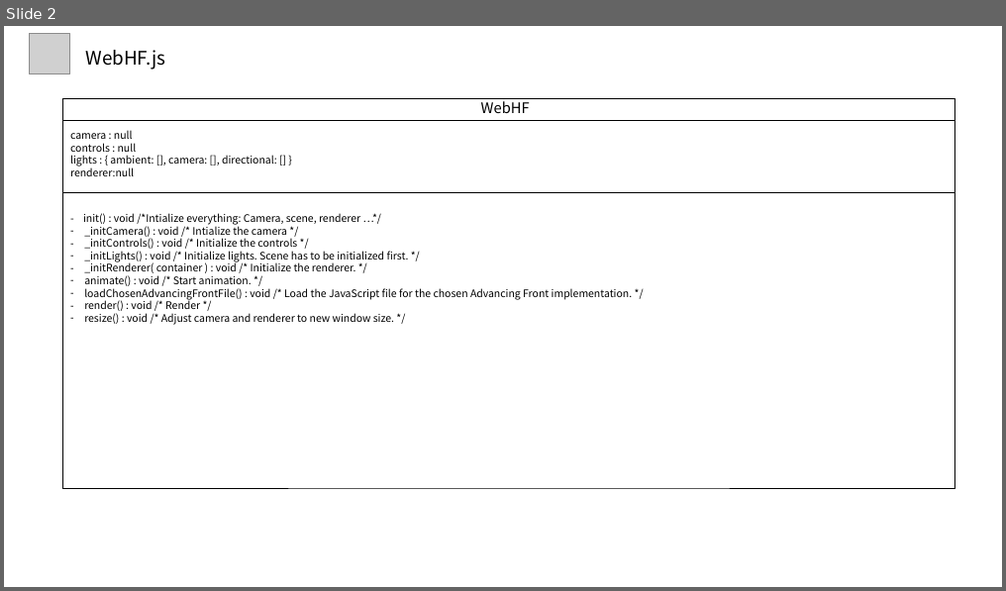
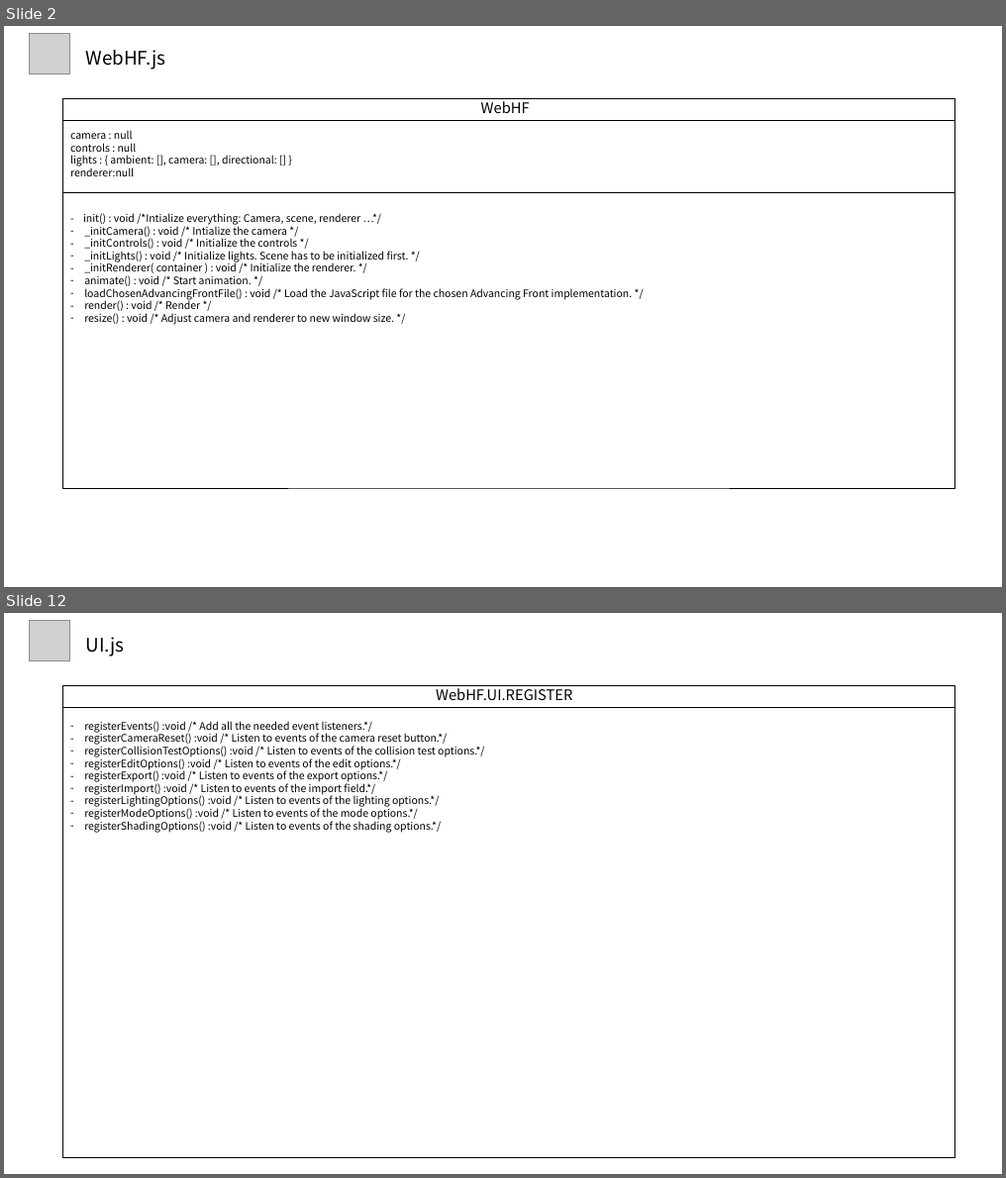
Before and after one commit to alexchun78/threeJS-holeFilling, a slide deck: (코드분석) WebGL Hole Filling.pptx. Shown one above the other, each under a label of ours: slide 2 before the commit, slides 2 and 12 after it; the slides between them are not shown. The pictures are 1006x591 and 1006x1178 pixels, drawn with LibreOffice and Linux fonts; fonts in the diff are those of the drawing; grey boxes stand for pictures. Boxes give left, top, right and bottom in pixels: in the first picture for what was removed or moved away, otherwise in the second. Text is boxed around its words. In the diff, an @@ line names an element or a change of style, - is before the commit and + after.

```diff
--- a/(코드분석) WebGL Hole Filling.pptx
+++ b/(코드분석) WebGL Hole Filling.pptx
@@ slide 12 added at [4,613,1002,1174], background #FFFFFF @@
@@ picture added at [30,621,70,661] @@
@@ text added at [86,637,125,657], 18 pt, text #000000 @@
+UI.js
@@ rectangle added at [63,685,954,1158], outline #000000 0.5 pt @@
@@ text added at [436,685,572,700], 14 pt, text #000000 @@
+WebHF.UI.REGISTER
@@ line added from (63, 708) to (954, 708), #000000 0.5 pt @@
@@ text added at [84,721,484,833], 10 pt, text #000000 @@
+– registerEvents() :void /* Add all the needed event listeners.*/
+– registerCameraReset() :void /* Listen to events of the camera reset button.*/
+– registerCollisionTestOptions() :void /* Listen to events of the collision test options.*/
+– registerEditOptions() :void /* Listen to events of the edit options.*/
+– registerExport() :void /* Listen to events of the export options.*/
+– registerImport() :void /* Listen to events of the import field.*/
+– registerLightingOptions() :void /* Listen to events of the lighting options.*/
+– registerModeOptions() :void /* Listen to events of the mode options.*/
+– registerShadingOptions() :void /* Listen to events of the shading options.*/
```
Also in this commit, not shown: 2 slides changed, 16 other slides added, 2 other files.
